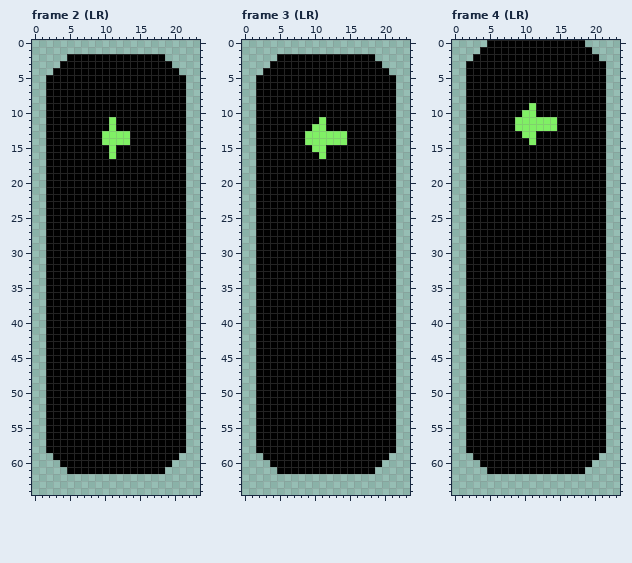
Pixel-art file, stored at Assets/Resources/new aseprite/objects/interactives/doors/blue_door.aseprite. The picture above is the old version.
24x65 pixels, 44 frames. Colours within 5 levels of each other are drawn and written as one. Shown: frame 2 (LR), frame 3 (LR), frame 4 (LR). The commit also changed other frames, which this record leaves out.
The result:
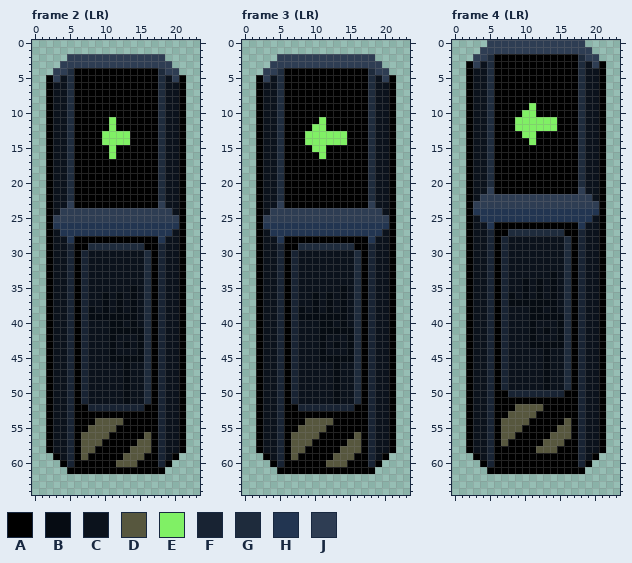
Palette (. is transparent): A #000000  B #060c13  C #0b121c  D #57573e  E #80f065  F #182333  G #1e2b3c  H #223551  J #2e3d53
From old to new:
Changed rows in their new state; - is an unchanged pixel.
Frame 2 (LR):
first column x 3:
 2 --JJJJJJJJJJJJJJ--
 3 -JJJJJJJJJJJJJJJJ-
 4 JJG------------GJJ
 5 JCG------------GCJ
 6 CCG------------GCC
 7 CCG------------GCC
 8 CCG------------GCC
 9 CCG------------GCC
10 CCG------------GCC
11 CCG------------GCC
12 CCG------------GCC
13 CCG------------GCC
14 CCG------------GCC
15 CCG------------GCC
16 CCG------------GCC
17 CCG------------GCC
18 CCG------------GCC
19 CCG------------GCC
20 CCG------------GCC
21 CCG------------GCC
22 CCG------------GCC
23 CCJ------------JCC
24 CJJJJJJJJJJJJJJJJC
25 JJJJJJJJJJJJJJJJJJ
26 HHHHHHHHHHHHHHHHHH
27 CHHHHHHHHHHHHHHHHC
28 CCH------------HCC
29 CCF--GGGGGGGG--FCC
30 CCF-FCCCCCCCCG-FCC
31 CCF-FCCCCCCCCG-FCC
32 CCF-FCCCCCCCCG-FCC
33 CCF-FCCCCCCCCG-FCC
34 CCF-FCCCCCCCCG-FCC
35 CCF-FCCCCCCBCG-FCC
36 CCF-FCCBCBCBCG-FCC
37 CCF-FCCBCBCBCG-FCC
38 CCF-FBCBCBCBCG-FCC
39 CCF-FBBBBBBBCG-FCC
40 CCF-FCCCBBCBCG-FCC
41 CCF-FCCCBBBBBG-FCC
42 CCF-FCCCBCCCBG-FCC
43 CCF-FCCCBCBCBG-FCC
44 CCF-FCCCBCCCBG-FCC
45 CCF-FCCCBBBBBG-FCC
46 CCF-FCCCCCBCCG-FCC
47 CCF-FCCCCCBCCG-FCC
48 CCF-FCCCCCBCCG-FCC
49 CCF-FCCCCCBCCG-FCC
50 CCF-FCCCCCBCCG-FCC
51 CCF-FCCCCCBCCG-FCC
52 CCF--FFFFFFFF--FCC
53 CCF------------FCC
54 CCF---DDDD-----FCC
55 CCF--DDDD------FCC
56 CCF-DDDD-----D-FCC
57 CCF-DDD-----DD-FCC
58 CCF-DD-----DDD-FCC
59 -CF-D-----DDD--FC-
60 --F------DDD---F--
Frame 3 (LR): the same change as frame 2 (LR)
Frame 4 (LR):
first column x 3:
 0 --JJJJJJJJJJJJJJ--
 1 -JJJJJJJJJJJJJJJJ-
 2 JJG------------GJJ
 3 JCG------------GCJ
 4 CCG------------GCC
 5 CCG------------GCC
 6 CCG------------GCC
 7 CCG------------GCC
 8 CCG------------GCC
 9 CCG------------GCC
10 CCG------------GCC
11 CCG------------GCC
12 CCG------------GCC
13 CCG------------GCC
14 CCG------------GCC
15 CCG------------GCC
16 CCG------------GCC
17 CCG------------GCC
18 CCG------------GCC
19 CCG------------GCC
20 CCG------------GCC
21 CCJ------------JCC
22 CJJJJJJJJJJJJJJJJC
23 JJJJJJJJJJJJJJJJJJ
24 HHHHHHHHHHHHHHHHHH
25 CHHHHHHHHHHHHHHHHC
26 CCH------------HCC
27 CCF--GGGGGGGG--FCC
28 CCF-FCCCCCCCCG-FCC
29 CCF-FCCCCCCCCG-FCC
30 CCF-FCCCCCCCCG-FCC
31 CCF-FCCCCCCCCG-FCC
32 CCF-FCCCCCCCCG-FCC
33 CCF-FCCCCCCBCG-FCC
34 CCF-FCCBCBCBCG-FCC
35 CCF-FCCBCBCBCG-FCC
36 CCF-FBCBCBCBCG-FCC
37 CCF-FBBBBBBBCG-FCC
38 CCF-FCCCBBCBCG-FCC
39 CCF-FCCCBBBBBG-FCC
40 CCF-FCCCBCCCBG-FCC
41 CCF-FCCCBCBCBG-FCC
42 CCF-FCCCBCCCBG-FCC
43 CCF-FCCCBBBBBG-FCC
44 CCF-FCCCCCBCCG-FCC
45 CCF-FCCCCCBCCG-FCC
46 CCF-FCCCCCBCCG-FCC
47 CCF-FCCCCCBCCG-FCC
48 CCF-FCCCCCBCCG-FCC
49 CCF-FCCCCCBCCG-FCC
50 CCF--FFFFFFFF--FCC
51 CCF------------FCC
52 CCF---DDDD-----FCC
53 CCF--DDDD------FCC
54 CCF-DDDD-----D-FCC
55 CCF-DDD-----DD-FCC
56 CCF-DD-----DDD-FCC
57 CCF-D-----DDD--FCC
58 CCF------DDD---FCC
59 -CF------------FC-
60 --F------------F--
